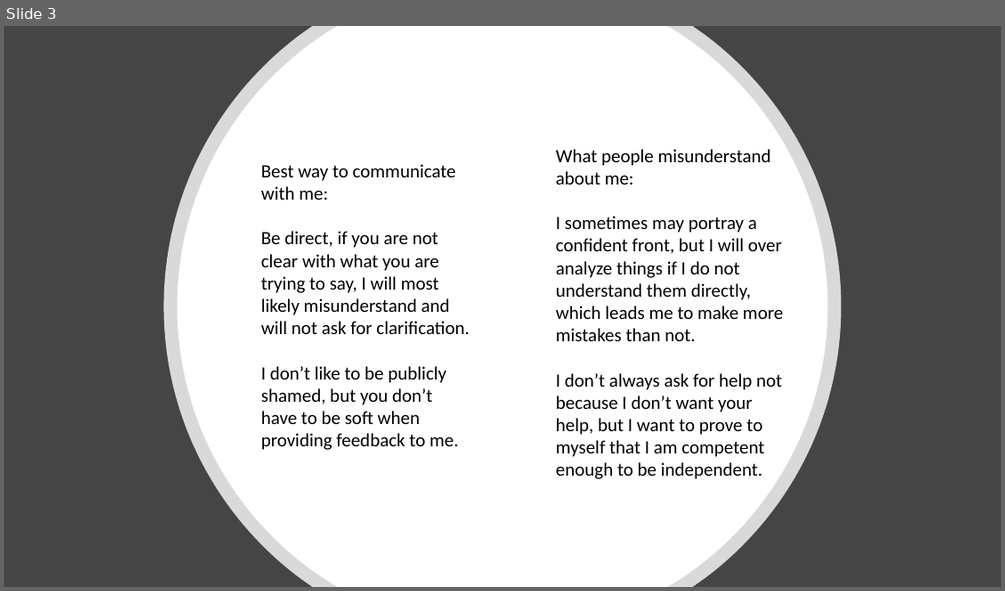
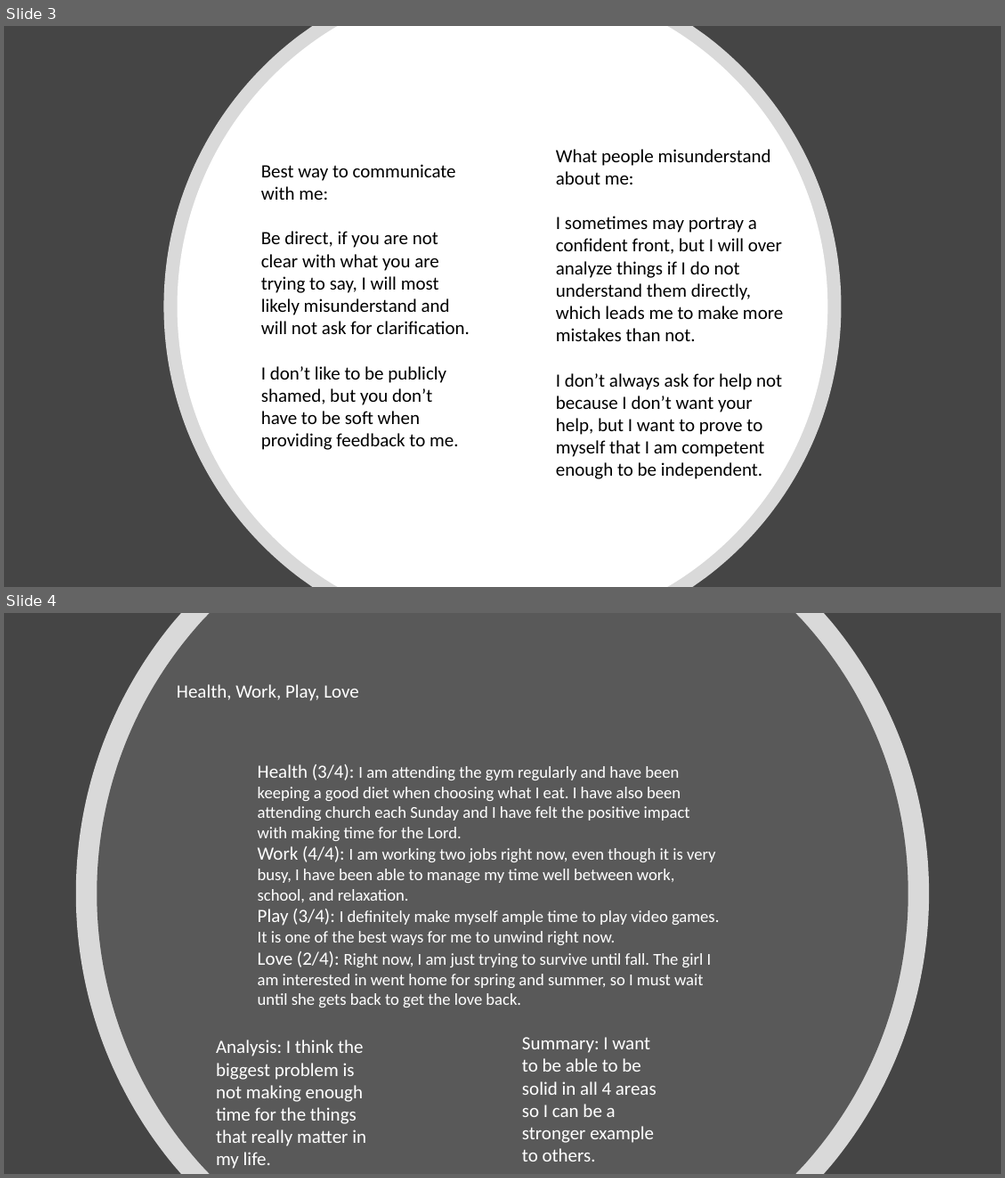
Before and after one commit to garrettstanger/CSE170, a slide deck: User Manual.pptx. Shown one above the other, each under a label of ours: slide 3 before the commit, slides 3 and 4 after it. The pictures are 1005x591 and 1005x1178 pixels, drawn with LibreOffice and Linux fonts; fonts in the diff are those of the drawing. Boxes give left, top, right and bottom in pixels: in the first picture for what was removed or moved away, otherwise in the second. Text is boxed around its words. In the diff, an @@ line names an element or a change of style, - is before the commit and + after.

```diff
--- a/User Manual.pptx
+++ b/User Manual.pptx
@@ slide 4 added at bbox=[4, 613, 1001, 1174], background #454545 @@
@@ freeform shape added at bbox=[76, 613, 929, 1174], fill #FFFFFF at 80% opacity @@
@@ freeform shape added at bbox=[97, 613, 908, 1174], fill #595959 @@
@@ text added at bbox=[177, 684, 359, 701], 18 pt, text #FFFFFF @@
+Health, Work, Play, Love
@@ text added at bbox=[258, 764, 719, 1007], 16 pt, text #FFFFFF @@
+Health (3/4): I am attending the gym regularly and have been keeping a good diet when choosing what I eat. I have also been attending church each Sunday and I have felt the positive impact with making time for the Lord.
+Work (4/4): I am working two jobs right now, even though it is very busy, I have been able to manage my time well between work, school, and relaxation.
+Play (3/4): I definitely make myself ample time to play video games. It is one of the best ways for me to unwind right now.
+Love (2/4): Right now, I am just trying to survive until fall. The girl I am interested in went home for spring and summer, so I must wait until she gets back to get the love back.
@@ text added at bbox=[216, 1039, 366, 1168], 18 pt, text #FFFFFF @@
+Analysis: I think the biggest problem is not making enough time for the things that really matter in my life.
@@ text added at bbox=[522, 1037, 656, 1161], 18 pt, text #FFFFFF @@
+Summary: I want to be able to be solid in all 4 areas so I can be a stronger example to others.
```
Also in this commit, not shown: 9 other slides added.
